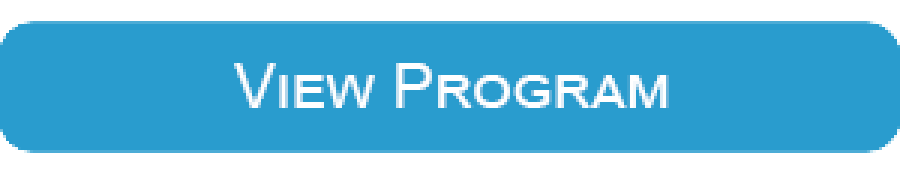
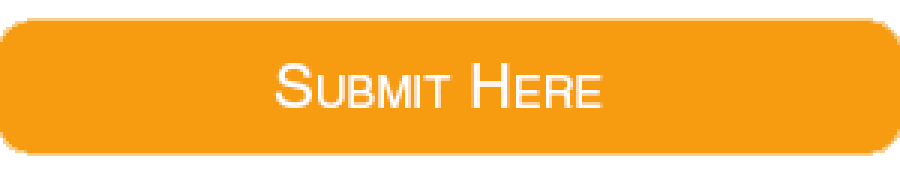
Two versions of the same layered image (900x174). Layer-by-layer changes:
renamed "View Program" to "Submit Here", painted on it over (234, 63, 669, 108)
painted on "Layer 1" over (0, 18, 900, 156)
